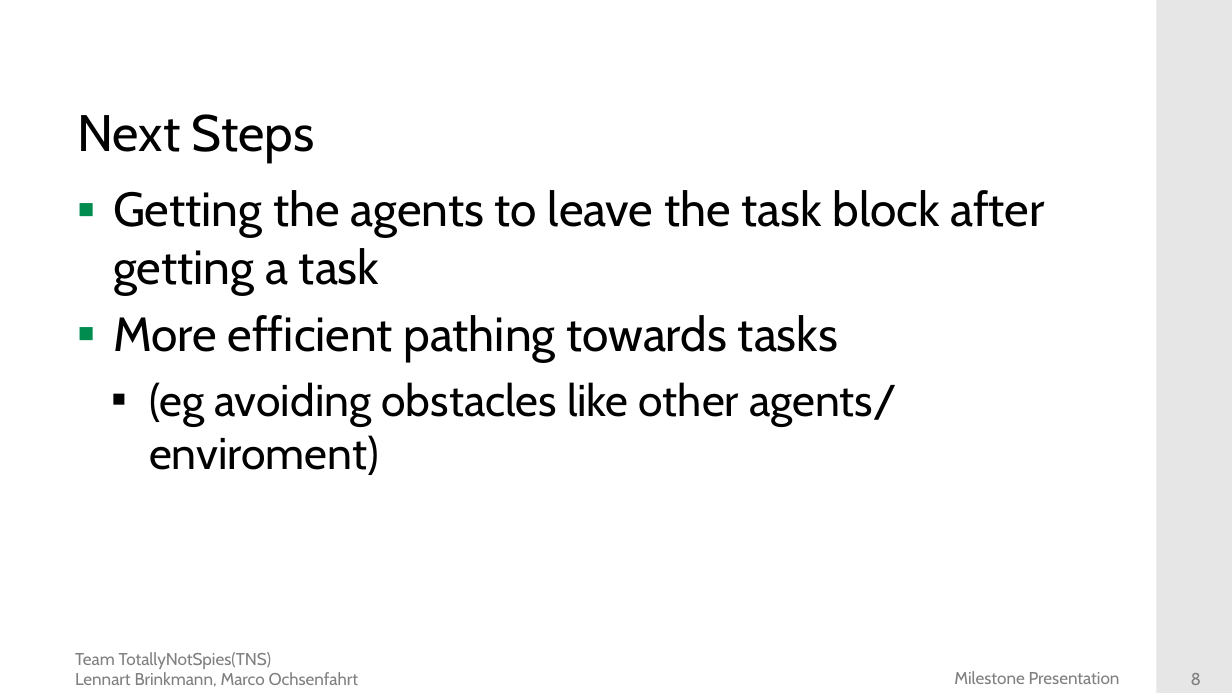
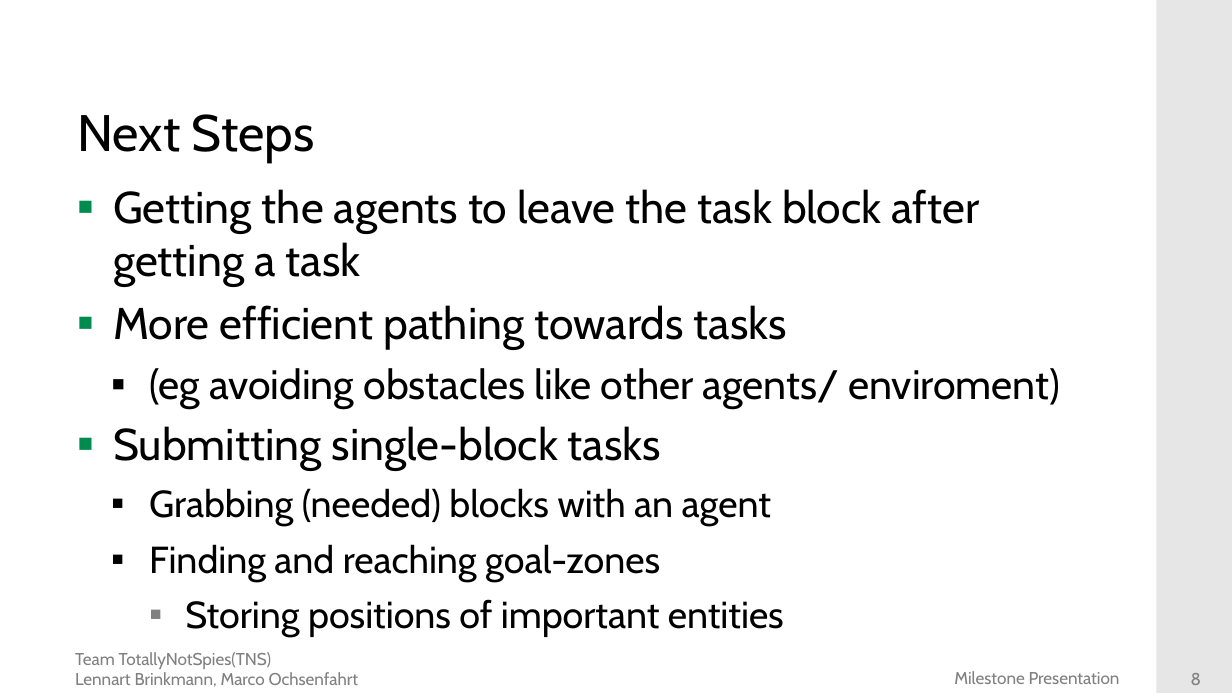
Before and after one commit to DieMango/PiB_Bri_Och, a slide deck: slide 8 of Milestone1 Presentation.pptx. Drawn at 1232x693 pixels with LibreOffice and Linux fonts; fonts in the diff are those of the drawing; background and template pictures are left out. Boxes give left, top, right and bottom in pixels: in the first picture for what was removed or moved away, otherwise in the second. Text is boxed around its words. In the diff, an @@ line names an element or a change of style, - is before the commit and + after.

```diff
--- a/Milestone1 Presentation.pptx
+++ b/Milestone1 Presentation.pptx
@@ text at box(113, 189, 1060, 409): size 28 to 26 pt in "Getting the agents to leave the task ...", "More efficient pathing towards tasks"; size 26 to 24 pt in "(eg avoiding obstacles like other agents/ enviroment)" @@
@@ text at box(113, 426, 784, 629): paragraphs added @@
+▪ Submitting single-block tasks
+  ▪ Grabbing (needed) blocks with an agent
+  ▪ Finding and reaching goal-zones
+    ▪ Storing positions of important entities
```
